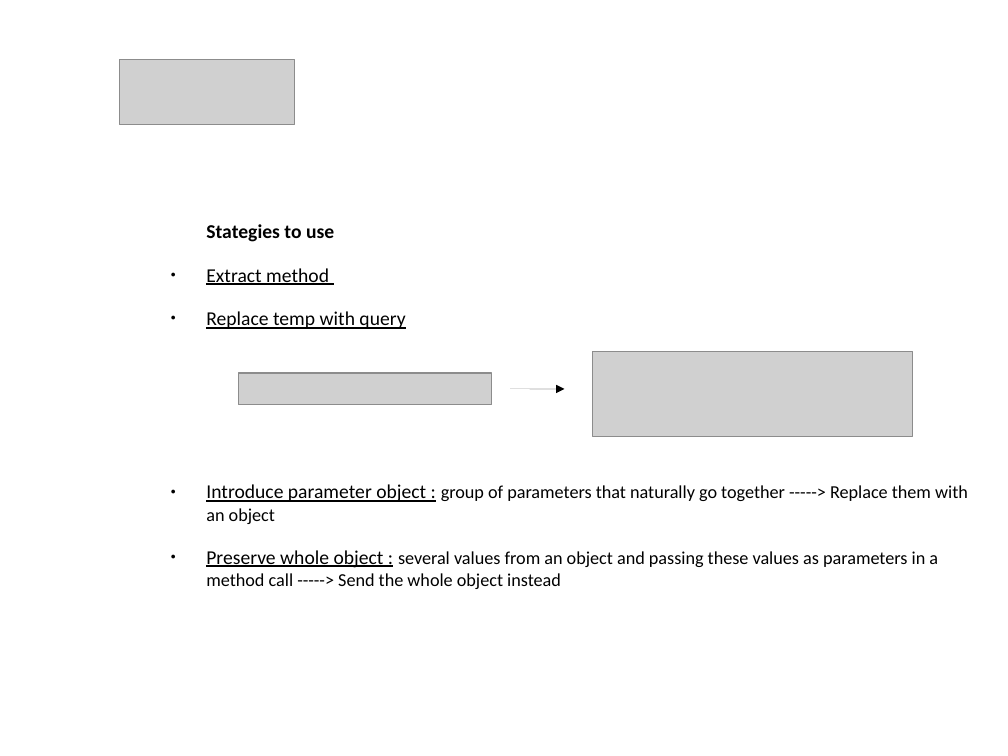
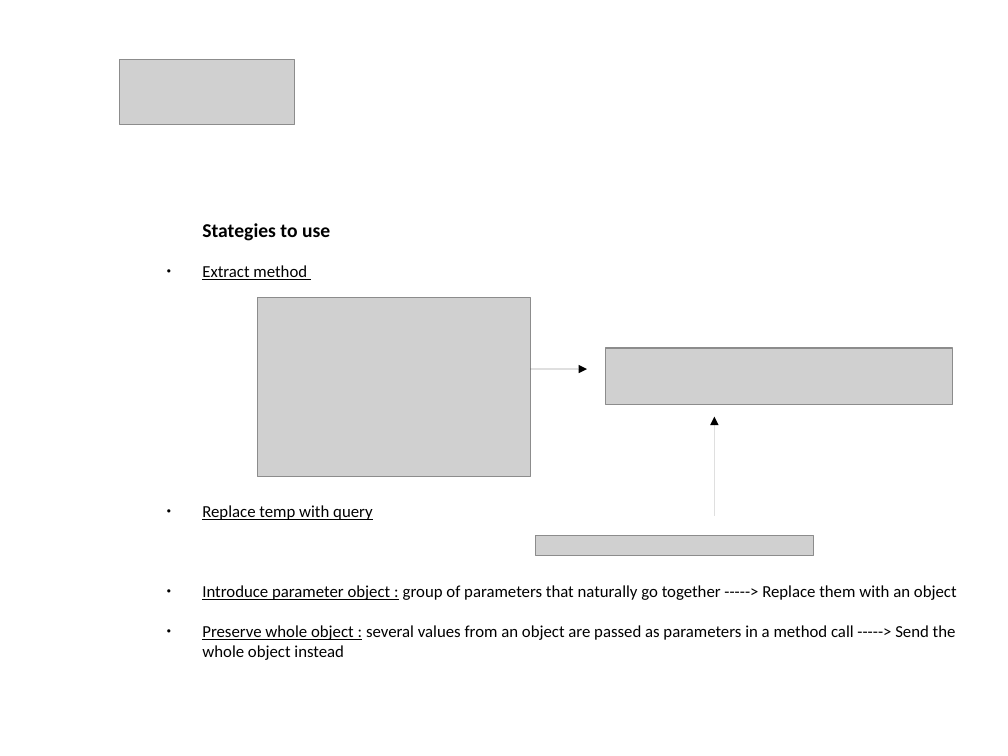
Before and after one commit to kolch182/Learning, a slide deck: slide 4 of Lezione_6_Profiling/Presentazione_Bad_Smells_1Step.odp. Drawn at 1008x756 pixels with LibreOffice and Linux fonts; fonts in the diff are those of the drawing; grey boxes stand for pictures; background and template pictures are left out. Boxes give left, top, right and bottom in pixels: in the first picture for what was removed or moved away, otherwise in the second. Text is boxed around its words. In the diff, an @@ line names an element or a change of style, - is before the commit and + after.

```diff
--- a/Lezione_6_Profiling/Presentazione_Bad_Smells_1Step.odp
+++ b/Lezione_6_Profiling/Presentazione_Bad_Smells_1Step.odp
@@ text at (x1=202, y1=265, x2=957, y2=600): size 14 to 12 pt in "Extract method", "Replace temp with query", "Introduce parameter object :"; size 13 to 12 pt in "group of parameters that naturally go together ..." @@
@@ picture resized from (x1=238, y1=373, x2=492, y2=404) to (x1=258, y1=297, x2=530, y2=476) @@
@@ picture resized from (x1=593, y1=351, x2=913, y2=436) to (x1=606, y1=348, x2=953, y2=404) @@
@@ arrow moved from (510, 389) - (564, 389) to (530, 369) - (587, 369) @@
@@ arrow added from (715, 516) to (715, 416), #000000 0 pt @@
@@ picture added at (x1=535, y1=535, x2=813, y2=555) @@
@@ text at (x1=202, y1=625, x2=956, y2=660): text changed; size 13 to 12 pt @@
-● Preserve whole object : several values from an object and passing these values as parameters in a method call -----> Send the whole object instead
+● Preserve whole object : several values from an object are passed as parameters in a method call -----> Send the whole object instead
```
Also in this commit, not shown: 3 other slides changed.
